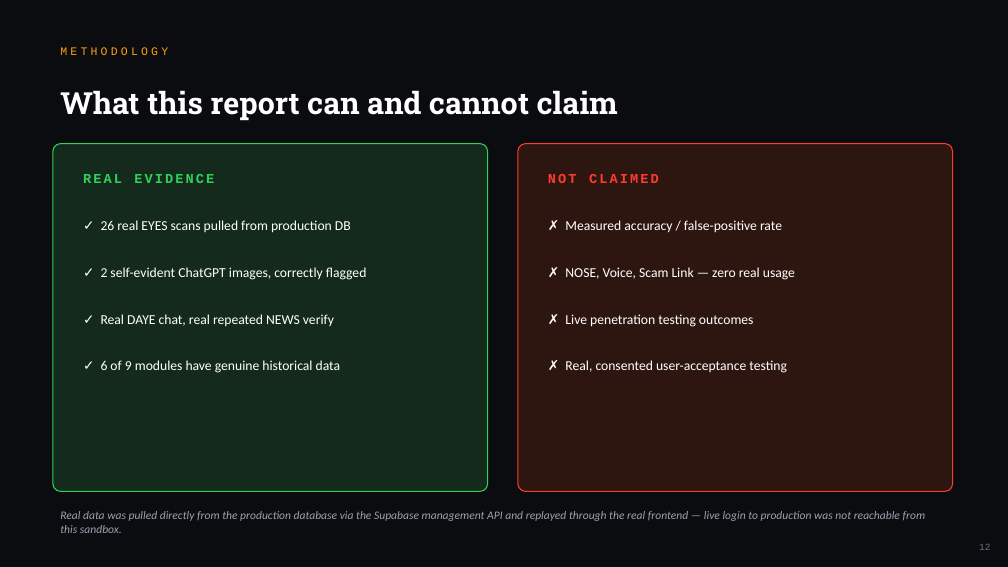
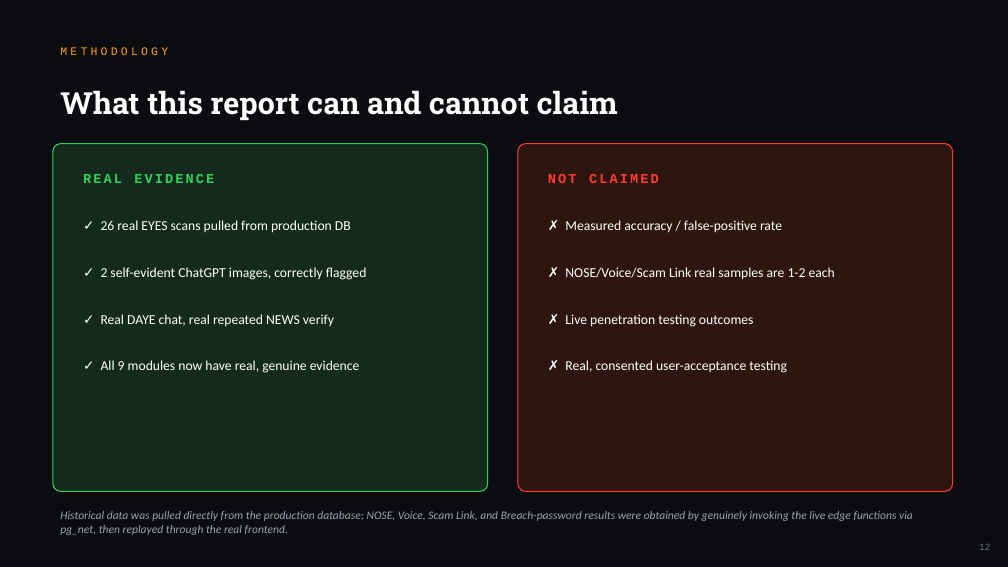
Before and after one commit to TheApeAcademy/DOBERMAN-, a slide deck: slide 12 of public/DOBERMAN_Defence_Presentation.pptx. Drawn at 1008x567 pixels with LibreOffice and Linux fonts; fonts in the diff are those of the drawing. Boxes give left, top, right and bottom in pixels: in the first picture for what was removed or moved away, otherwise in the second. Text is boxed around its words. In the diff, an @@ line names an element or a change of style, - is before the commit and + after.

```diff
--- a/public/DOBERMAN_Defence_Presentation.pptx
+++ b/public/DOBERMAN_Defence_Presentation.pptx
@@ text at bbox=[565, 267, 835, 280]: text changed @@
-✗ NOSE, Voice, Scam Link — zero real usage
+✗ NOSE/Voice/Scam Link real samples are 1-2 each
@@ text at bbox=[101, 360, 360, 373]: text changed @@
-✓ 6 of 9 modules have genuine historical data
+✓ All 9 modules now have real, genuine evidence
@@ text at bbox=[60, 511, 913, 535]: text changed @@
-Real data was pulled directly from the production database via the Supabase management API and replayed through the real frontend — live login to production was not reachable from this sandbox.
+Historical data was pulled directly from the production database; NOSE, Voice, Scam Link, and Breach-password results were obtained by genuinely invoking the live edge functions via pg_net, then replayed through the real frontend.
```
Also in this commit, not shown: 6 other slides changed, 17 other files.
